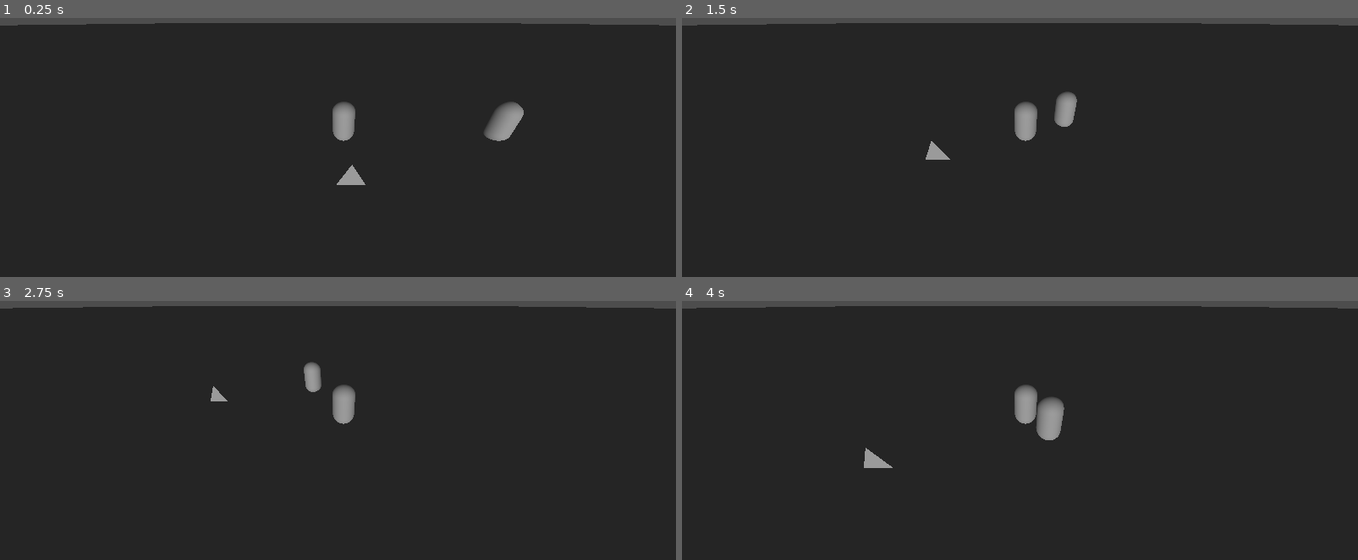
Above: before the commit, frames 1-4 (two rows, left to right).
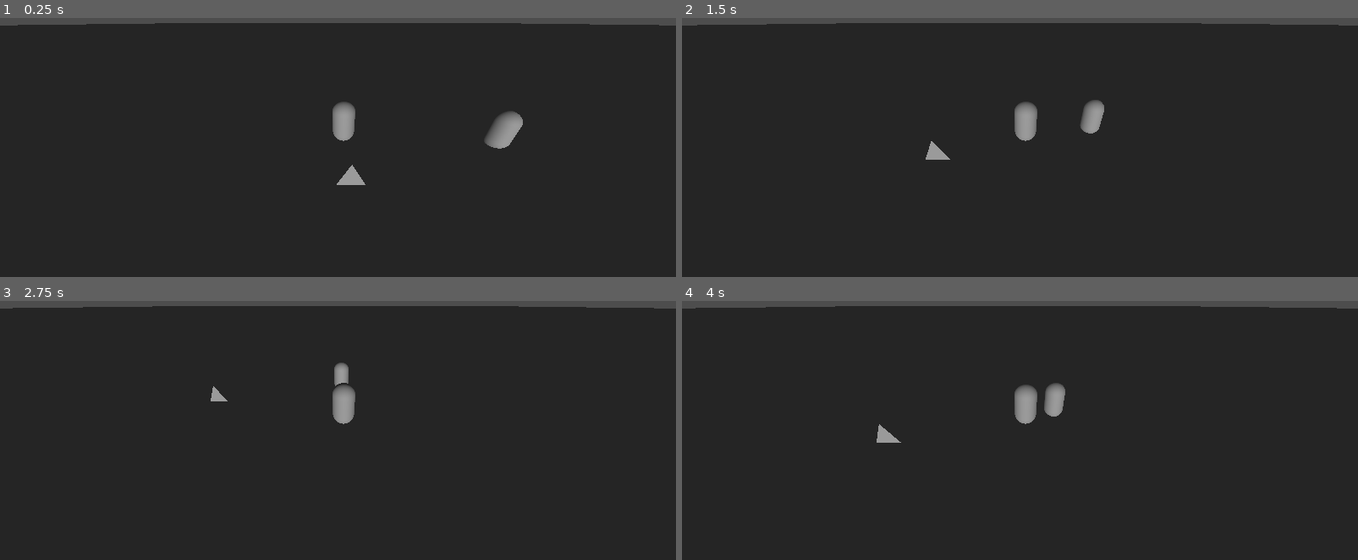
Above: after the commit, the same moments.

Repository: santosty25/Game-Jam-Horror-Game
Game: Godot game, scene res://Main/Main.tscn
Two runs of this game, one before a commit and one after it. Both use one fixed random seed, a clock stepped at 60 frames per second and the inputs below. This scene is started directly instead of the project's main scene.
Inputs:
- Up to frame 1 (0.25 s): no input
- Up to frame 2 (1.5 s): hold D (Right) 0.53-1.28 s; tap E (Interact) at 0.6, 1.35 s; hold S (Down) from 1.28 s (still down)
- Up to frame 3 (2.75 s): release S (Down) at 2.03 s; hold D (Right) from 2.03 s (still down); tap E (Interact) at 2.1 s
- Up to frame 4 (4 s): release D (Right) at 2.78 s; hold W (Up) 2.78-3.53 s; tap E (Interact) at 2.85, 3.6 s; hold A (Left) from 3.53 s (still down)

The runs differ from the first frame. In frame 1, 0.5% of the frame differs, in the area x 71-78%, y 32-51%; in frame 2, 0.7%; in frame 3, 0.4%; in frame 4, 0.9%, in the area x 2-97%, y 1-65%.
Error after the commit: Invalid access to property or key 'inside' on a base object of type 'CharacterBody3D (Player)'. (res://Monster/Monster.gd:27)

Commit message:
Partial Monster Running Away Code

Diff:
--- a/Monster/Monster.gd
+++ b/Monster/Monster.gd
@@ -5,6 +5,9 @@
 @onready var faceDir = $FaceDirection
 
 const SPEED = 1.0
+const fleeDistance = 10.0
+const fleeTime = 5.0
+
 @export var turnSpeed = 4.0
 @export var damageInt = 1.0
 @export var damage = 5.0
@@ -12,21 +15,35 @@
 var player
 var damageTimer = 0.0
 var isPlayerIn = false
+var flee = false
 
 func _ready():
 	# get player node
 	player = get_tree().get_nodes_in_group("Player")[0]
 
 func _physics_process(delta):
+
+	if player:
+		if player.inside:
+			runAway(delta)
+		else:
+			chasePlayer(delta)
+
+	if isPlayerIn:
+		damagePlayer(delta)
+
+func chasePlayer(delta):
 	faceDir.look_at(player.global_transform.origin, Vector3.UP)
 	rotate_y(deg_to_rad(faceDir.rotation.y * turnSpeed))
 	navigation.set_target_position(player.global_transform.origin)
 	var velocity = (navigation.get_next_path_position() - transform.origin).normalized() * SPEED * delta
 	move_and_collide(velocity)
 
-	if isPlayerIn:
-		damagePlayer(delta)
+func runAway(delta):
+	var runDir = (global_transform.origin - player.global_transform.origin).normalized()
 
+	var runVelocity = runDir * SPEED * delta
+	move_and_collide(runVelocity)
 
 
 func _on_attack_region_body_entered(body):
@@ -39,10 +56,12 @@
 		isPlayerIn = false
 		print("Player out of range")
 
-
 func damagePlayer(delta):
 	damageTimer -= delta
 	if damageTimer <= 0:
 		# reset timer
 		damageTimer = damageInt
 		player.takeDamage(damage)
+
+func despawn():
+	queue_free()
